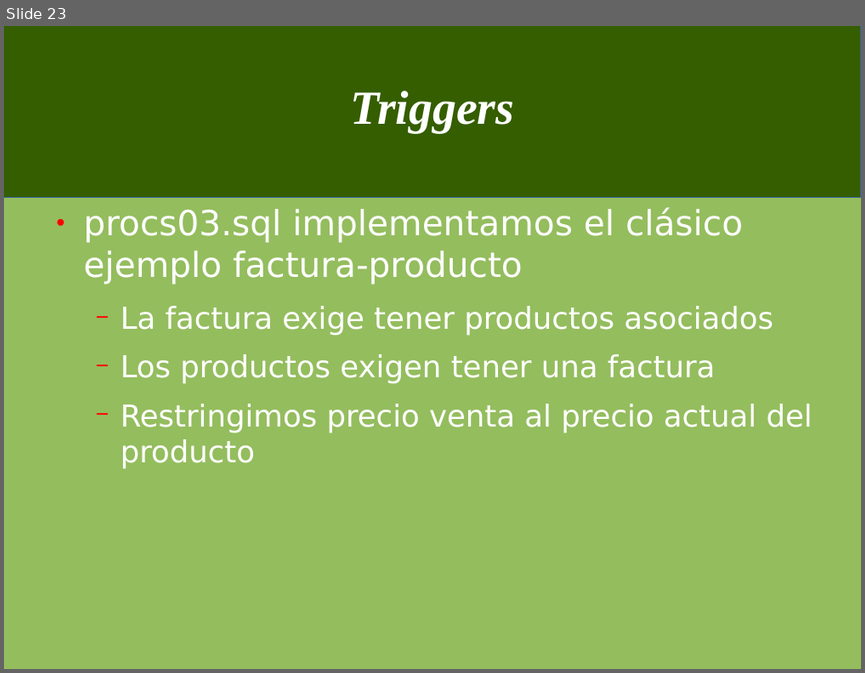
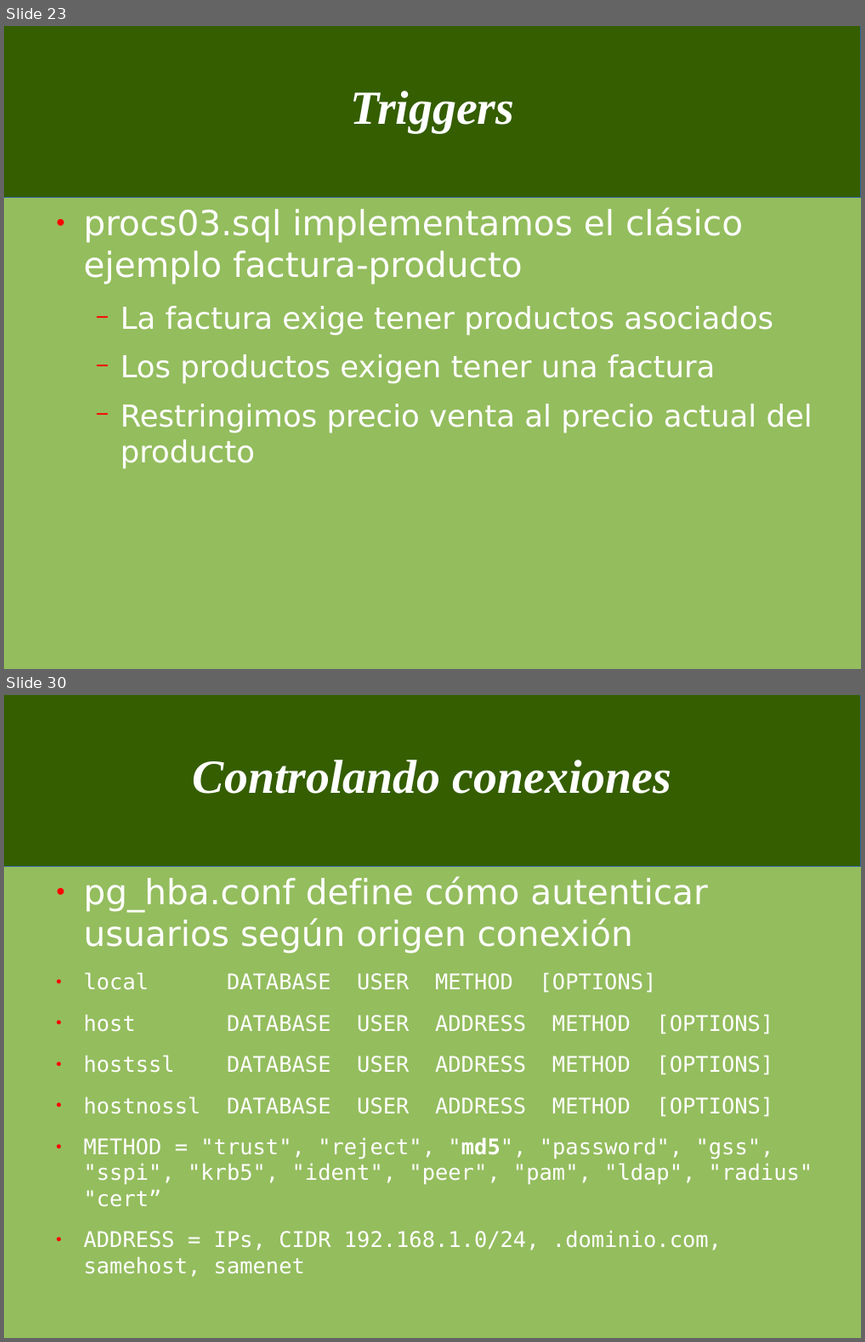
Before and after one commit to jorgeu/curso-postgresql, a slide deck: cursopostgres.odp. Shown one above the other, each under a label of ours: slide 23 before the commit, slides 23 and 30 after it; the slides between them are not shown. The pictures are 865x673 and 865x1342 pixels, drawn with LibreOffice and Linux fonts; fonts in the diff are those of the drawing. Boxes give left, top, right and bottom in pixels: in the first picture for what was removed or moved away, otherwise in the second. Text is boxed around its words. In the diff, an @@ line names an element or a change of style, - is before the commit and + after.

```diff
--- a/cursopostgres.odp
+++ b/cursopostgres.odp
@@ slide 30 added at [4, 695, 861, 1338], background #94BD5E; not listed: 1 template element that a slide beside it also shows @@
@@ title added at [193, 760, 671, 794], 44 pt, text #FFFFFF, bold, italic @@
+Controlando conexiones
@@ text added at [84, 876, 812, 1276], 20 pt, text #FFFFFF @@
+● pg_hba.conf define cómo autenticar usuarios según origen conexión
+● local DATABASE USER METHOD [OPTIONS]
+● host DATABASE USER ADDRESS METHOD [OPTIONS]
+● hostssl DATABASE USER ADDRESS METHOD [OPTIONS]
+● hostnossl DATABASE USER ADDRESS METHOD [OPTIONS]
+● METHOD = "trust", "reject", "md5", "password", "gss", "sspi", "krb5", "ident", "peer", "pam", "ldap", "radius" "cert”
+● ADDRESS = IPs, CIDR 192.168.1.0/24, .dominio.com, samehost, samenet
```
Also in this commit, not shown: 1 slide changed, 19 other slides added, 1 other file.
